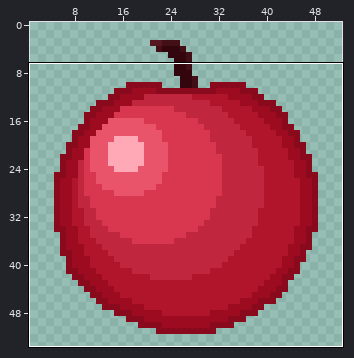
File history of a pixel-art sprite, Assets/UI/UI_Sprites/UI_item_apple_icon.png. Above, an overview of the earlier version with the close-up marked.
Close-up. Before the commit:
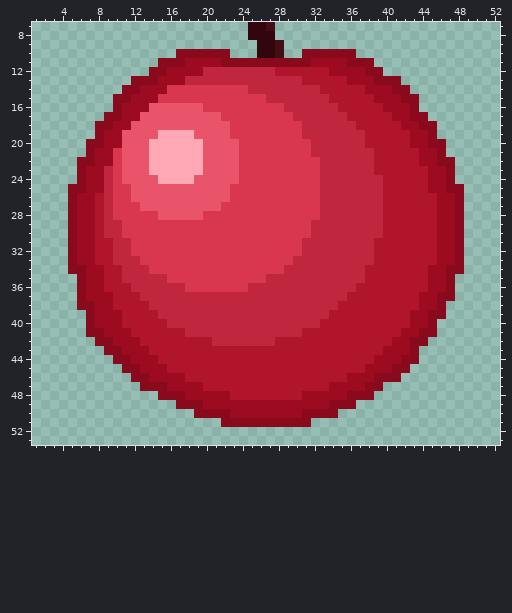
The file is 54x54 pixels. Colours within 5 levels of each other are drawn and written as one. Shown: x 1..52, y 7..53. The wide view leaves out empty margins.
After:
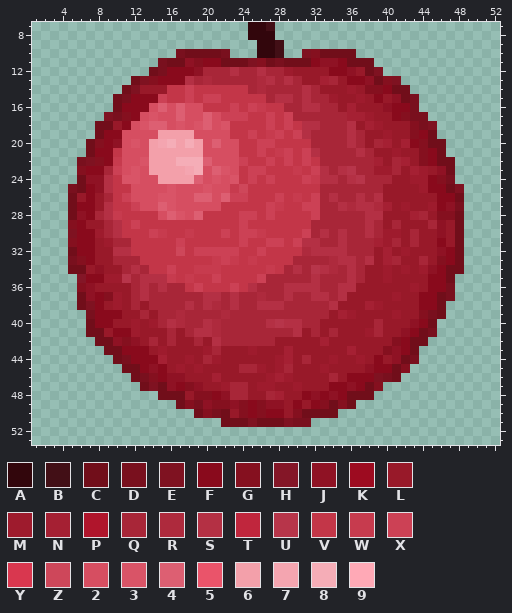
Palette (. is transparent): A #32060c  B #420f16  C #710e1a  D #79101e  E #7f1221  F #890a1c  G #85101f  H #841627  J #8f1224  K #9d0b20  L #981929  M #9e1b2d  N #a52033  P #b0152c  Q #a82638  R #ae2a3d  S #b43044  T #c0263d  U #b7354a  V #c33648  W #c73b4e  X #cc4155  Y #d9374f  Z #ce475a  2 #d64e61  3 #d95467  4 #dd5f72  5 #ea546a  6 #f3a0aa  7 #f4a5b0  8 #f5adb7  9 #ffa9b6
What changed:
Changed rows in their new state; - is an unchanged pixel.
first column x 5:
10 ------------DCCCCD--------EGCCCC------------
11 ----------DCCJGFFCCCEGCDCCCFJJFCCC----------
12 ---------CDFFFJQQQSQQSQQMLLLLFFJLCE---------
13 -------CEGFFFSQRQQQQQRSQSQLLNQLFFJCGE-------
14 ------CELLLVVXVVVVVVQRQQQQSQLLLMLGGFCC------
15 -----CDFFFXVVXVXXVVVVVQSSQSQQMLLMLFLJCD-----
16 -----CFFF242422VVVXVXWVVQQSSQQLNLLLJFFD-----
17 ----EDGF232242242XXXVVXVXQQQQQQNNMLLFGDD----
18 ---CCLF23442323423VVVVXVXVSSQQQSLNMLLLGDE---
19 ---CFF222266662222VVXVWXVXSQQQQSQLLMLLGFC---
20 --CGFJ2326786862422VVXXVVVVQQQQSQLQNLNFGCC--
21 --CFFV2226666662222VVXVWXVXSQQQQSQLLMLLGFC--
22 -DEGFW2236668884222XVVXVXVXVQQQQQQNLQNLGFCC-
23 -GFFQX2326666782432VXXVVVWVXSQSUQQMMQLNMLJC-
24 -CJJSV3322666642323VXVXVVVXWSSQSUQQQLLMMFGD-
25 DCFJSVV22223222322WZVVVVVVVVQQQQQQQLLLLMFFCE
26 CLFLQVX22233224424XXVVVXVWVXQSQQSQSLLLLLLFFC
27 CFFLSVVX224322222VVVVVXWVVXXQQSRSSRNLMLLMFJD
28 CJFQSWVVVV24324VVVVXXVXVVVVXQQQQQSSLLLNQLGGC
29 GFLLQSVXVVVVVVVVVVVXVVVVVVVQQQQQQSQLQLLLQJLC
30 EFFMQSVVVXWVVWVVVXVXXWVVVVXQSQSQQSQMMLQLLJLC
31 GFFLMQQVVVVVXVVVVVVXVVXXVXSSQQSQQQNMQLQLLFLC
32 CFFLLSSVVVVVZVXXXXXVVXVVVVRSSSSQQQLNLMLLLJFC
33 DGFLLQQQVVVVVVVVWXWVWVVVVQQQQRSSQSLNQLLQLGFC
34 CCLJLLQSQVVXVVWWWVVVVVWVQSQUSRQSQLLMLMLMJFCC
35 -HFFMMUQSSSWVWVVXVVVVXQQQQQSQQQSQLLMLLLLFFC-
36 -GJLLLLQSQSQQVXVVVXVSQQQSSSSQQSSLLLLLLMLFFD-
37 -CJFGMLQSQQQQQQSSQSQQRQQSQQSSQSLLLLLMLLFFCD-
38 -CEFLMLQLQQQQSQSRQSQQSSSQQQQQSLLLNMLLLLFFC--
39 --DFFFLLQLQQRQQQQRQQQQQQQQQQQLNMLLLLMLLGDC--
40 --CFFLLMLMQSRQQSRQQQQQSUSSQQLLLLLLQLLLJFC---
41 --CCLFFMLLLQLQSSRQQQQQQQQSLQLQLLLMQLLJFCD---
42 ---CCJGJLQLQLLQLSQQQQQQLLLLLNLLLLLLLGFCC----
43 ----CCFFFLMLLLLMQLLLMLLLNLLLLLLNLLLGJFC-----
44 -----CDFFFNLLMLQMLLLLLLMNLQLLMLLMLFLJCD-----
45 ------CCFJFLMLMLLLLQQMLMQLLLMLLLLJFFCG------
46 -------CDGFJJLLLNLLLLLMNMLLLLQLFFFEDC-------
47 --------CECJFGJLLMQQLMMLLMLLLFFJFCG---------
48 ----------CCCLGGFJQQLLQNLLFJFJFCCC----------
49 ------------CGDJGGJGFGJJLFLFGCGC------------
50 --------------CGDCLGFGFFLGCCCC--------------
51 -----------------CCCECCCEDD-----------------
Changed places in both close-ups, as pixel boxes (x1, y1, x2, y2):
changed: (68, 49, 464, 427)
